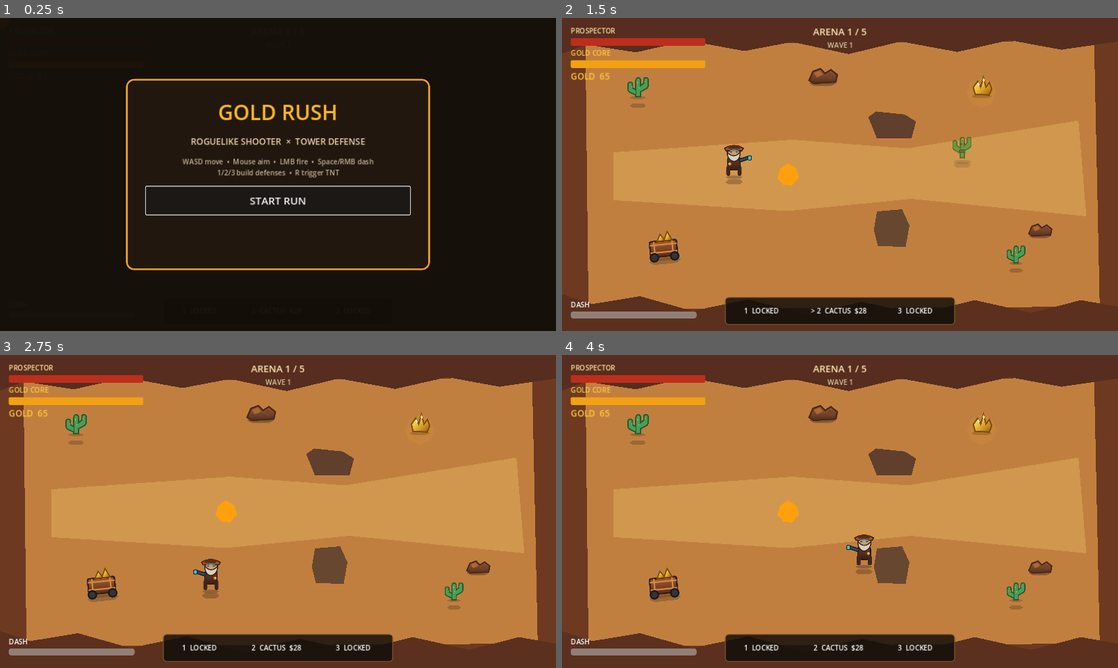
Above: before the commit, frames 1-4 (two rows, left to right).
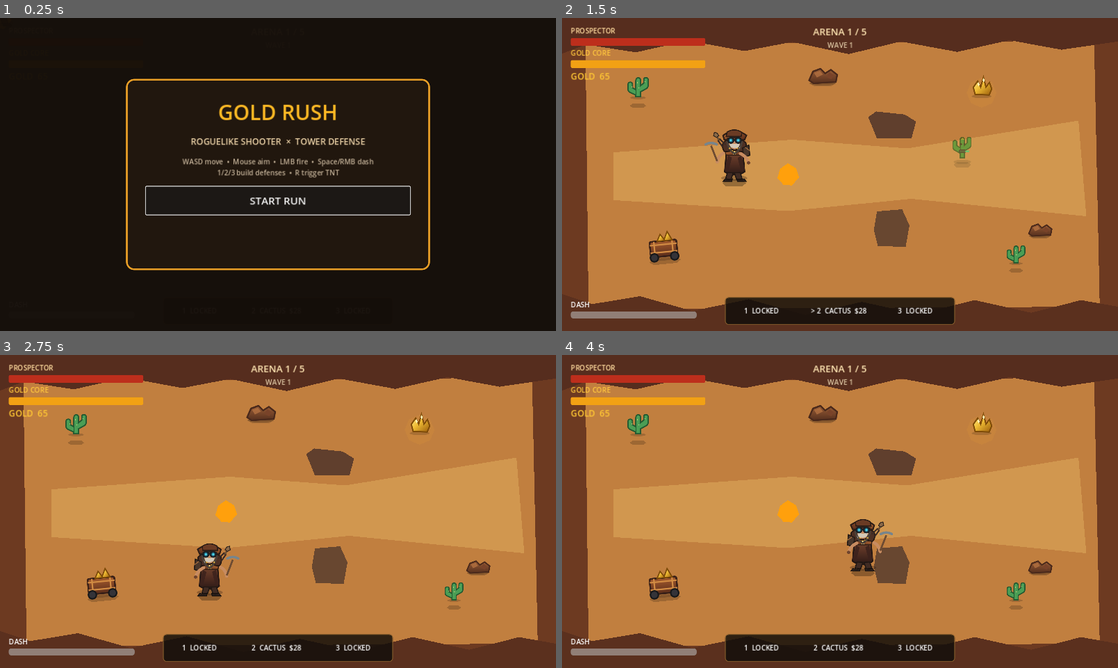
Above: after the commit, the same moments.

Repository: motomotoo1997-art/monster-quest
Game: Godot game, scene res://scenes/main/Main.tscn
The game is run twice, just before and just after one commit, with the same random seed, the same clock (stepped at 60 frames per second) and the same inputs.
Inputs (mouse positions are in pixels of both pictures, inside the frame that each line leads up to):
- Up to frame 1 (0.25 s): no input
- Up to frame 2 (1.5 s): click "START RUN" at 0.5 s; tap Enter at 1.25 s; move the mouse to (962, 158) at 1.27 s; hold D (move_right) from 1.28 s (still down); tap E (ability_e) at 1.35 s
- Up to frame 3 (2.75 s): move the mouse to (166, 527) at 2.02 s; release D (move_right) at 2.03 s; hold S (move_down) from 2.03 s (still down); tap Q (ability_q) at 2.1 s
- Up to frame 4 (4 s): move the mouse to (895, 442) at 2.77 s; release S (move_down) at 2.78 s; hold D (move_right) 2.78-3.53 s; tap R (ability_r) at 2.85 s; move the mouse to (812, 574) at 3.52 s; hold W (move_up) from 3.53 s (still down); tap 1 (build_1) at 3.6 s

The runs differ from the first frame. In frame 2, 0.7% of the frame differs, in the area x 25-35%, y 35-54%; in frame 3, 0.7%, in the area x 34-44%, y 60-79%; in frame 4, 0.7%.

Commit message:
art: switch Prospector to reference-matched v2

Diff:
--- a/gold-rush-roguelike/scenes/player/Prospector.tscn
+++ b/gold-rush-roguelike/scenes/player/Prospector.tscn
@@ -6,48 +6,29 @@
 [ext_resource type="Script" path="res://scripts/components/hurtbox_component.gd" id="4_hurtbox"]
 [ext_resource type="Script" path="res://scripts/components/weapon_component.gd" id="5_weapon"]
 [ext_resource type="PackedScene" path="res://scenes/combat/Projectile.tscn" id="6_projectile"]
-[ext_resource type="Texture2D" path="res://assets/sprites/player/prospector.svg" id="7_texture"]
+[ext_resource type="Texture2D" path="res://assets/sprites/player/prospector_v2.svg" id="7_texture"]
 
 [sub_resource type="CapsuleShape2D" id="CapsuleShape2D_player"]
-radius = 11.0
-height = 30.0
+radius = 13.0
+height = 34.0
 
 [sub_resource type="AtlasTexture" id="AtlasTexture_idle"]
 atlas = ExtResource("7_texture")
-region = Rect2(0, 0, 192, 192)
+region = Rect2(0, 0, 384, 384)
 
 [sub_resource type="AtlasTexture" id="AtlasTexture_aim"]
 atlas = ExtResource("7_texture")
-region = Rect2(192, 0, 192, 192)
+region = Rect2(384, 0, 384, 384)
 
 [sub_resource type="AtlasTexture" id="AtlasTexture_dynamite"]
 atlas = ExtResource("7_texture")
-region = Rect2(384, 0, 192, 192)
+region = Rect2(768, 0, 384, 384)
 
 [sub_resource type="SpriteFrames" id="SpriteFrames_player"]
-animations = [{
-"frames": [{"duration": 1.0, "texture": SubResource("AtlasTexture_idle")}],
-"loop": true,
-"name": &"idle",
-"speed": 5.0
-}, {
-"frames": [{"duration": 1.0, "texture": SubResource("AtlasTexture_idle")}],
-"loop": true,
-"name": &"move",
-"speed": 8.0
-}, {
-"frames": [{"duration": 1.0, "texture": SubResource("AtlasTexture_aim")}],
-"loop": false,
-"name": &"attack",
-"speed": 8.0
-}, {
-"frames": [{"duration": 1.0, "texture": SubResource("AtlasTexture_dynamite")}],
-"loop": false,
-"name": &"ability",
-"speed": 6.0
-}]
+animations = [{"frames":[{"duration":1.0,"texture":SubResource("AtlasTexture_idle")}],"loop":true,"name":&"idle","speed":5.0},{"frames":[{"duration":1.0,"texture":SubResource("AtlasTexture_idle")}],"loop":true,"name":&"move","speed":8.0},{"frames":[{"duration":1.0,"texture":SubResource("AtlasTexture_aim")}],"loop":false,"name":&"attack","speed":8.0},{"frames":[{"duration":1.0,"texture":SubResource("AtlasTexture_dynamite")}],"loop":false,"name":&"ability","speed":6.0}]
 
 [node name="Prospector" type="CharacterBody2D" groups=["player"]]
+z_index = 4
 collision_layer = 1
 collision_mask = 1
 script = ExtResource("1_player")
@@ -57,20 +38,20 @@
 shape = SubResource("CapsuleShape2D_player")
 
 [node name="Shadow" type="Polygon2D" parent="."]
-position = Vector2(0, 17)
-polygon = PackedVector2Array(-20, 0, -13, -6, 13, -6, 20, 0, 13, 6, -13, 6)
-color = Color(0.06, 0.035, 0.02, 0.24)
+position = Vector2(0, 20)
+polygon = PackedVector2Array(-27,0,-18,-8,18,-8,27,0,18,8,-18,8)
+color = Color(0.04,0.025,0.015,0.30)
 
 [node name="BodyVisual" type="AnimatedSprite2D" parent="."]
-position = Vector2(0, -35)
+position = Vector2(0, -58)
 sprite_frames = SubResource("SpriteFrames_player")
 animation = &"idle"
-scale = Vector2(0.58, 0.58)
+scale = Vector2(0.48, 0.48)
 
 [node name="VisualPivot" type="Node2D" parent="."]
 
 [node name="Muzzle" type="Marker2D" parent="VisualPivot"]
-position = Vector2(34, -2)
+position = Vector2(47, -8)
 
 [node name="HealthComponent" type="Node" parent="."]
 script = ExtResource("2_health")
@@ -90,7 +71,7 @@
 team_component_path = NodePath("../TeamComponent")
 
 [node name="CollisionShape2D" type="CollisionShape2D" parent="HurtboxComponent"]
-position = Vector2(0, 5)
+position = Vector2(0,5)
 shape = SubResource("CapsuleShape2D_player")
 
 [node name="WeaponComponent" type="Node" parent="."]
